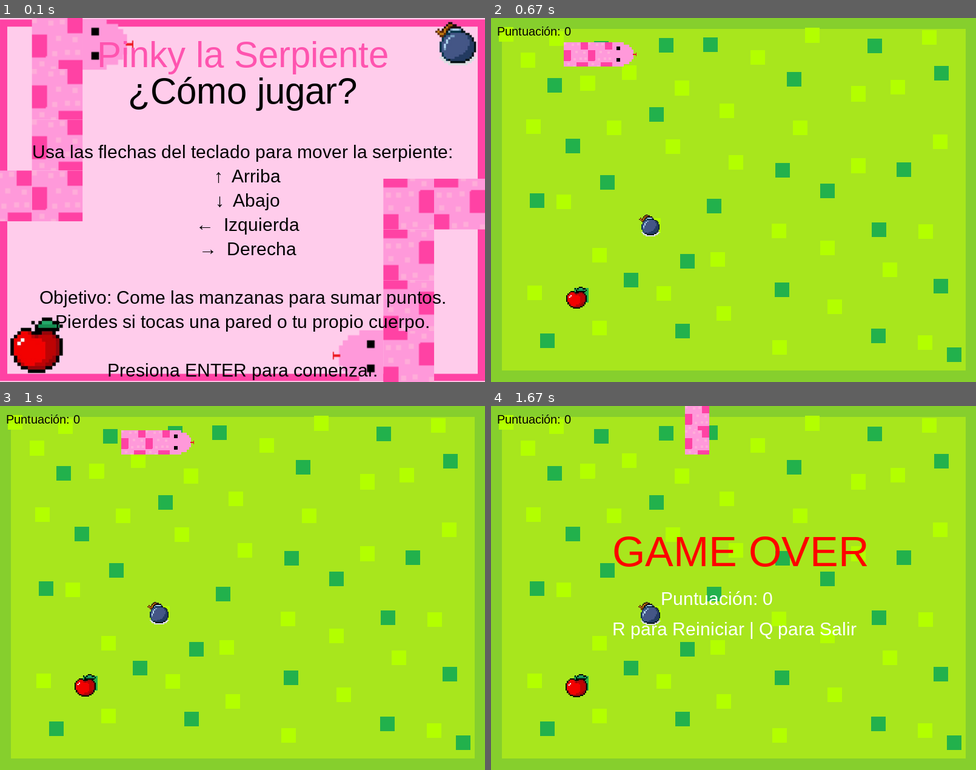
Above: before the commit, frames 1-4 (two rows, left to right).
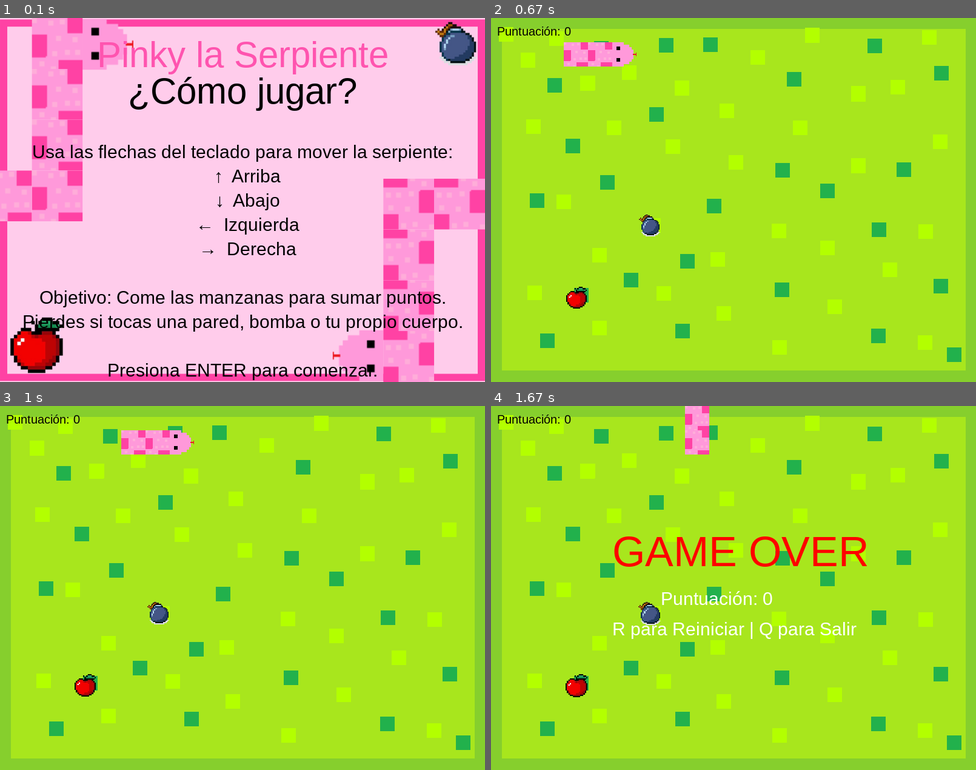
Above: after the commit, the same moments.

Repository: yuriangelperez/Proyecto-pygame-Snike
Game: pygame game, started from main.py
Same seed, same stepped clock (60 frames per second), same inputs: the game is played once before the commit and once after it.
Inputs:
- Up to frame 1 (0.1 s): no input
- Up to frame 2 (0.67 s): tap Enter at 0.33 s
- Up to frame 3 (1 s): hold Right from 0.67 s (still down)
- Up to frame 4 (1.67 s): release Right at 1.13 s; hold Up 1.17-1.63 s

The runs differ from the first frame. In frame 1, 1.5% of the frame differs, in the area x 4-96%, y 81-87%; in frame 2, nothing differs; in frame 3, nothing differs; in frame 4, nothing differs.

Commit message:
actualizacion de guia

Diff:
--- a/guia.py
+++ b/guia.py
@@ -30,9 +30,9 @@
                 sys.exit()
 
             if event.type == pygame.KEYDOWN:
-                if event.key == pygame.K_RETURN:   # Enter → iniciar juego
+                if event.key == pygame.K_RETURN:   # Enter: iniciar juego
                     return
-                if event.key == pygame.K_q:        # Q → salir
+                if event.key == pygame.K_q:        # Q: salir
                     pygame.quit()
                     sys.exit()
 
@@ -57,7 +57,7 @@
             "  →  Derecha",
             "",
             "Objetivo: Come las manzanas para sumar puntos.",
-            "Pierdes si tocas una pared o tu propio cuerpo.",
+            "Pierdes si tocas una pared, bomba o tu propio cuerpo.",
             "",
             "Presiona ENTER para comenzar.",
             "Presiona Q para salir."
